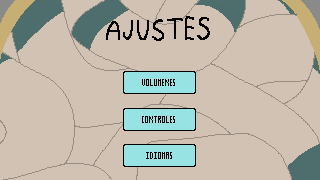
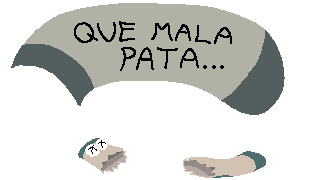
Layers edited between the first and the second (320, 180) image:
showed group "Grupo 11" (8 layers) over 11, 3, 285, 178
hid group "Grupo 12" (40 layers) over 0, 0, 320, 180
hid group "Grupo 2" (16 layers) over 104, 1, 222, 167
hid "Fondo" over 0, 0, 320, 180
